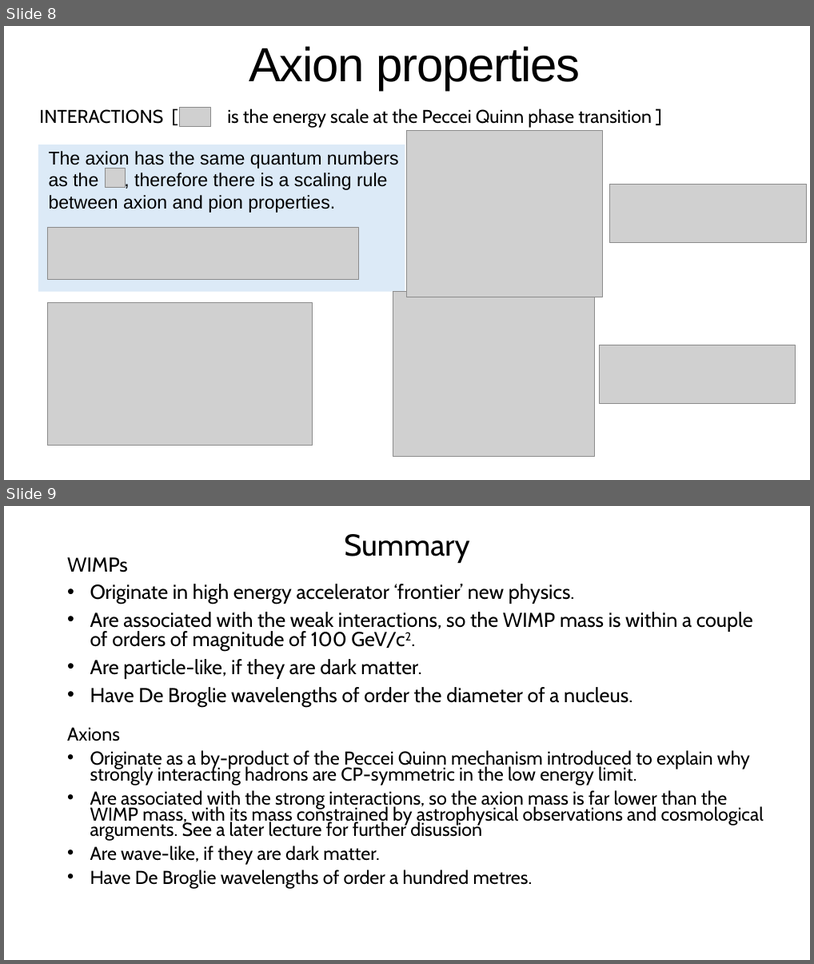
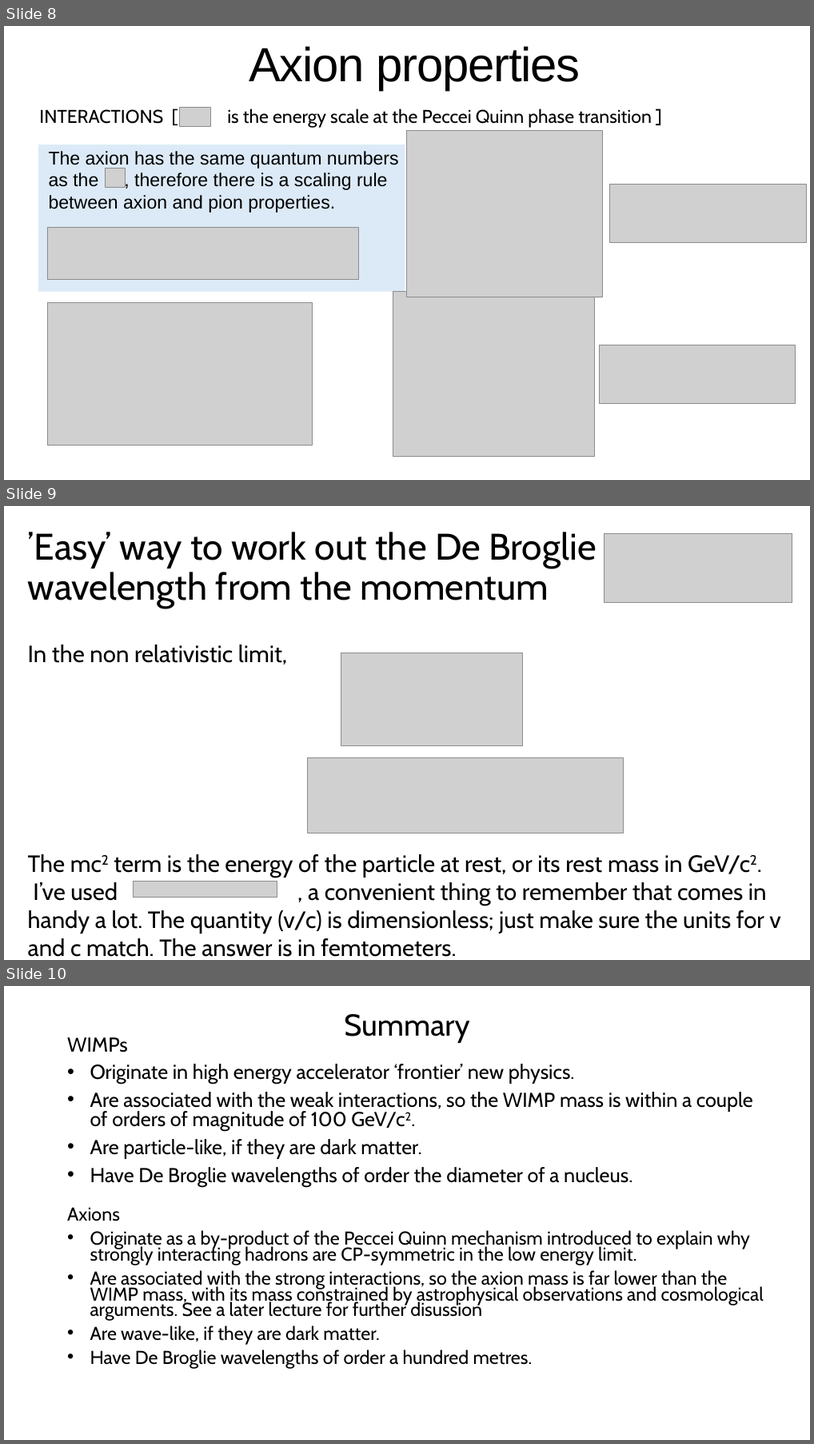
Before and after one commit to eddaw1/dark_matter_course, a slide deck: chapter1/figures/lecture_1_illustrations.pptx. Shown one above the other, each under a label of ours: slides 8 and 9 before the commit, slides 8, 9 and 10 after it. The pictures are 814x964 and 814x1444 pixels, drawn with LibreOffice and Linux fonts; fonts in the diff are those of the drawing; grey boxes stand for pictures; background and template pictures are left out. Boxes give left, top, right and bottom in pixels: in the first picture for what was removed or moved away, otherwise in the second. Text is boxed around its words. In the diff, an @@ line names an element or a change of style, - is before the commit and + after.

Commit message:
Added the maths of working out De Broglie wavelengths, which I will go through in class.

```diff
--- a/chapter1/figures/lecture_1_illustrations.pptx
+++ b/chapter1/figures/lecture_1_illustrations.pptx
@@ slide 9 added at (4, 506, 810, 960), background #FFFFFF @@
@@ title added at (28, 532, 596, 608), 44 pt, text #000000 @@
+’Easy’ way to work out the De Broglie wavelength from the momentum
@@ picture added at (605, 533, 793, 602) @@
@@ text added at (28, 644, 287, 664), 28 pt, text #000000 @@
+In the non relativistic limit,
@@ picture added at (341, 653, 522, 745) @@
@@ picture added at (308, 758, 623, 832) @@
@@ text added at (28, 854, 781, 956), 28 pt, text #000000 @@
+The mc2 term is the energy of the particle at rest, or its rest mass in GeV/c2.
+I’ve used , a convenient thing to remember that comes in handy a lot. The quantity (v/c) is dimensionless; just make sure the units for v and c match. The answer is in femtometers.
@@ picture added at (134, 881, 278, 897) @@
@@ what was slide 9 is now slide 10 @@
```
